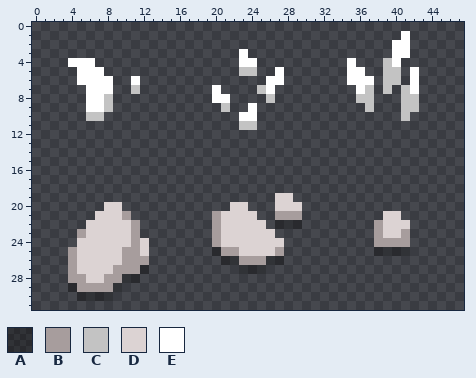
Two states of a pixel-art sprite, imgs/props.png. That is the earlier state.
The file is 48x32 pixels.
Palette (. is transparent): A #0000004c  B #a79d9d  C #c3c3c3  D #dcd3d3  E #ffffff
Pixels before, first column x 4:
 1 .....................................E.
 2 ....................................EE.
 3 ...................E................EE.
 4 EEE................EE..........E...CE..
 5 .EEE...............CC..E.......EE..CC.E
 6 .EEEE..E..............EE.......EEE.CC.E
 7 ..EEE..C........E....CE.........EC.C.CE
 8 ..EEC...........EE....C.........CC...CC
 9 ..EEC............C..E............C...CC
10 ..CC...............EE................C.
11 ...................CC..................
12 .......................................
13 .......................................
14 .......................................
15 .......................................
16 .......................................
17 .......................................
18 .......................................
19 .......................DD..............
20 ....DD............DD...DDD.............
21 ...DDDB.........BDDDD..BBB.........DD..
22 ..DDDDDB........BDDDDD.AAA........BDDD.
23 .BDDDDDB........BDDDDDD...........BDDB.
24 .DDDDDDBD.......BDDDDDDD..........BBBB.
25 BDDDDDBBD.......ABBDDDDB..........AAAA.
26 BDDDDDBBB........AABBBAA...............
27 BDDDDBBBA..........AAA.................
28 BBDDBBAA...............................
29 ABBBBA.................................
30 .AAAA..................................
New version:
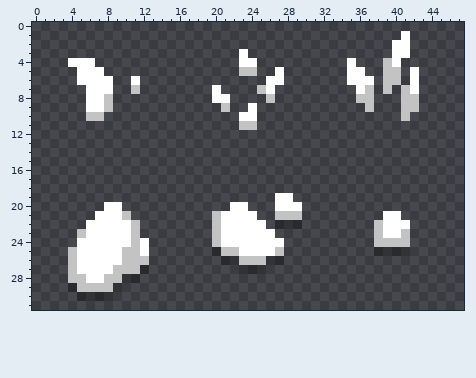
Change:
Changed rows in their new state; - is an unchanged pixel.
first column x 4:
19 -----------------------EE-------------
20 ----EE------------EE---EEE------------
21 ---EEEC---------CEEEE--CCC---------EE-
22 --EEEEEC--------CEEEEE------------CEEE
23 -CEEEEEC--------CEEEEEE-----------CEEC
24 -EEEEEECE-------CEEEEEEE----------CCCC
25 CEEEEECCE--------CCEEEEC--------------
26 CEEEEECCC----------CCC----------------
27 CEEEECCC------------------------------
28 CCEECC--------------------------------
29 -CCCC---------------------------------
Pixel boxes of the changes (left, top, right, bottom) in both pictures:
changed: (212, 193, 302, 265)
changed: (68, 202, 149, 292)
changed: (374, 211, 410, 247)
